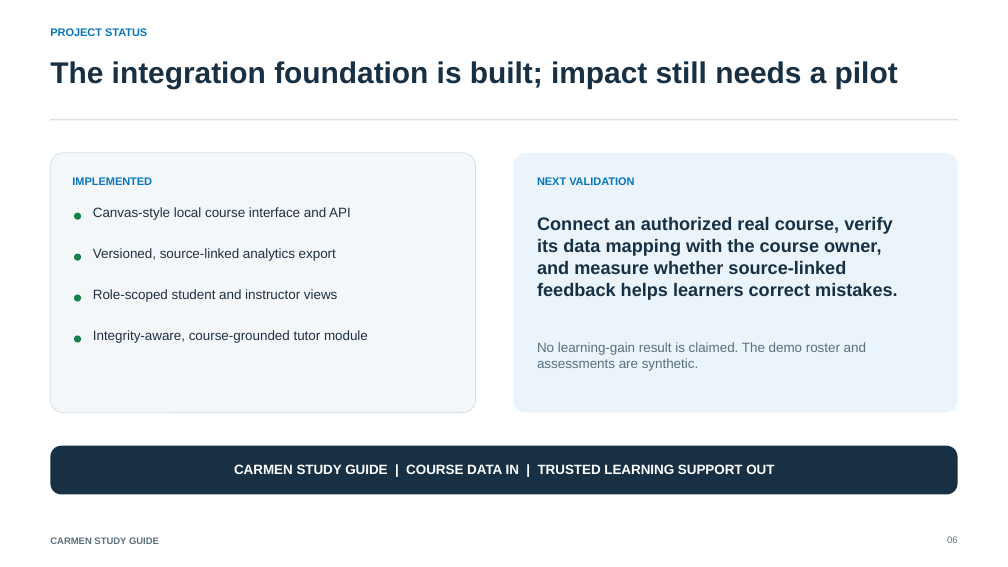
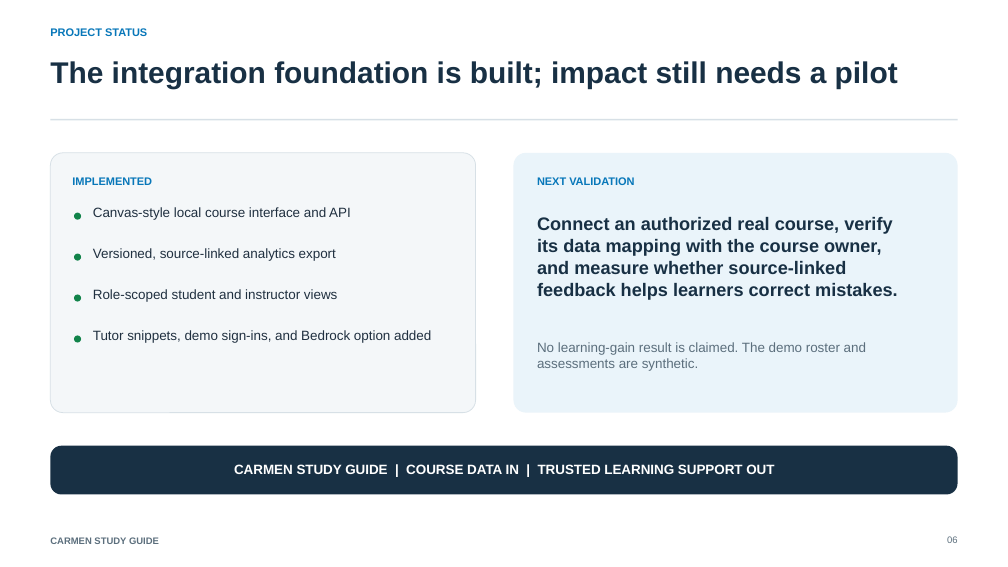
Before and after one commit to Derekrissler/HackOhio2026, a slide deck: slide 6 of powerpoints.pptx. Drawn at 1008x567 pixels with LibreOffice and Linux fonts; fonts in the diff are those of the drawing. Boxes give left, top, right and bottom in pixels: in the first picture for what was removed or moved away, otherwise in the second. Text is boxed around its words. In the diff, an @@ line names an element or a change of style, - is before the commit and + after.

Commit message:
Add Bedrock tutor updates to demo deck

```diff
--- a/powerpoints.pptx
+++ b/powerpoints.pptx
@@ text at (93, 330, 431, 343): text changed @@
-Integrity-aware, course-grounded tutor module
+Tutor snippets, demo sign-ins, and Bedrock option added
```
Also in this commit, not shown: 2 other slides changed.
